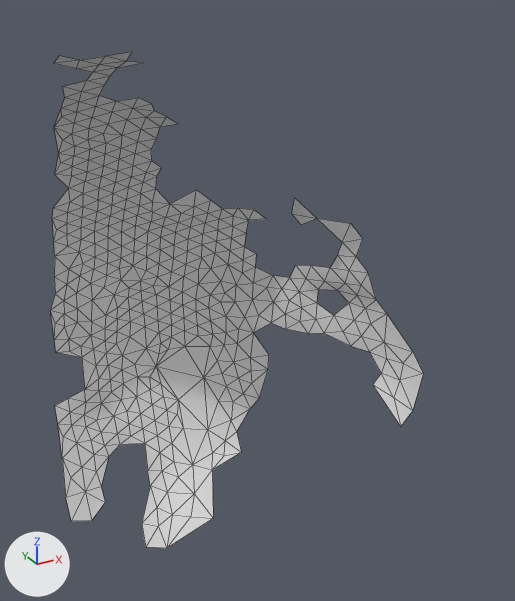
An edit to the OBJ model res/final/onecam_fullvolume/18/cleanedup/FullVolium.000474.obj, drawn before and after from the same camera.
Before and after are seen from a camera (50 mm lens) standing at (-560.7, -126.4, 1051.4) and looking at (-489.4, 3.3, 986.6). Lighting does not change. The marker at lower left points along +X, +Y and +Z. Mesh edges are drawn as thin lines. Where no turn or scale is listed for an object, it has been applied to the vertices.

Script lines for the objects in view, before the commit:
```python
me_fullvolium_000474 = bpy.data.meshes.new('FullVolium.000474')
me_fullvolium_000474.from_pydata(...)  # 434 vertices, 750 faces; spans x -533.4..-452.8, y -18.7..40.5, z 912.3..1042.5
ob_fullvolium_000474 = bpy.data.objects.new('FullVolium.000474', me_fullvolium_000474)
ob_fullvolium_000474.location = (0.0, 0.0, 0.0)
```
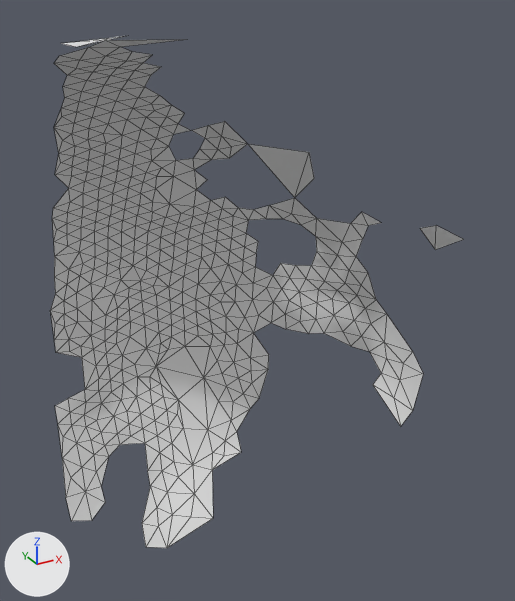
What differs and where, as boxes [x1, y1, x2, y2] in the pictures (515 x 601 px):
'FullVolium.000474', reshaped (11% wider): before [50, 52, 423, 548]; after [50, 35, 463, 548]
part 1 of me_fullvolium_000474, added: after [55, 35, 463, 315]

The change, as a list of edits to the scene's bpy script:
```text
Change me_fullvolium_000474:
    used by ob_fullvolium_000474; location = (0.0, 0.0, 0.0)
    remove me_fullvolium_000474.from_pydata(...)  # 434 vertices, 750 faces; spans x -533.4..-452.8, y -18.7..40.5, z 912.3..1042.5
    add me_fullvolium_000474.from_pydata(...)  # 488 vertices, 846 faces; spans x -535.3..-452.8, y -36.2..40.5, z 912.3..1046.0
    me_fullvolium_000474 part 1
    54 vertices are added at x -535.3..-458.4, y -36.2..20.8, z 979.2..1046.0
    96 new faces join them
```
